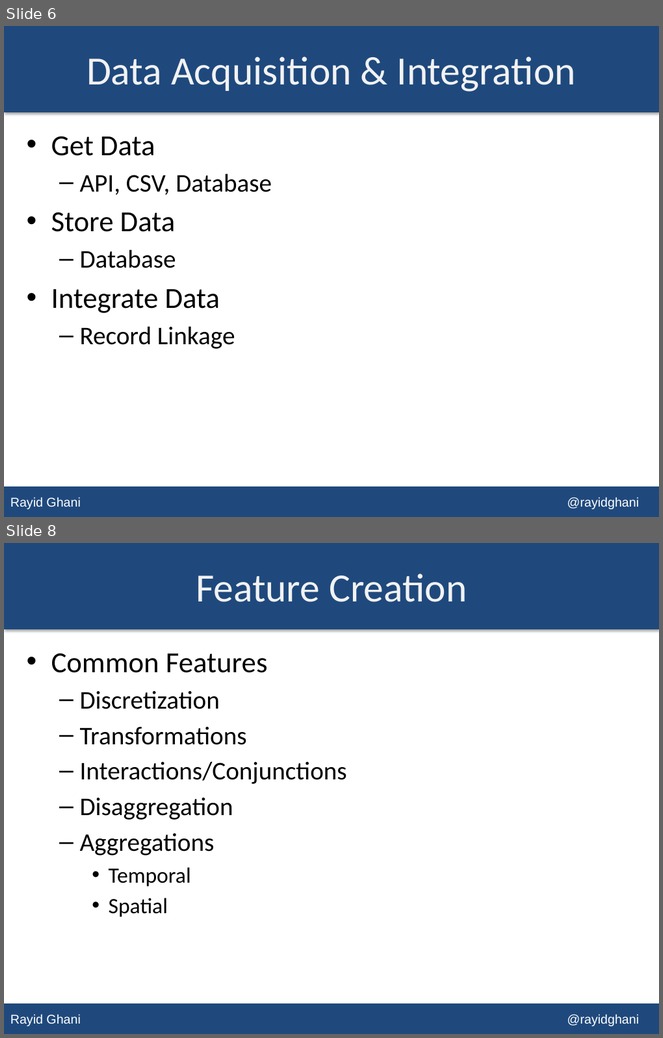
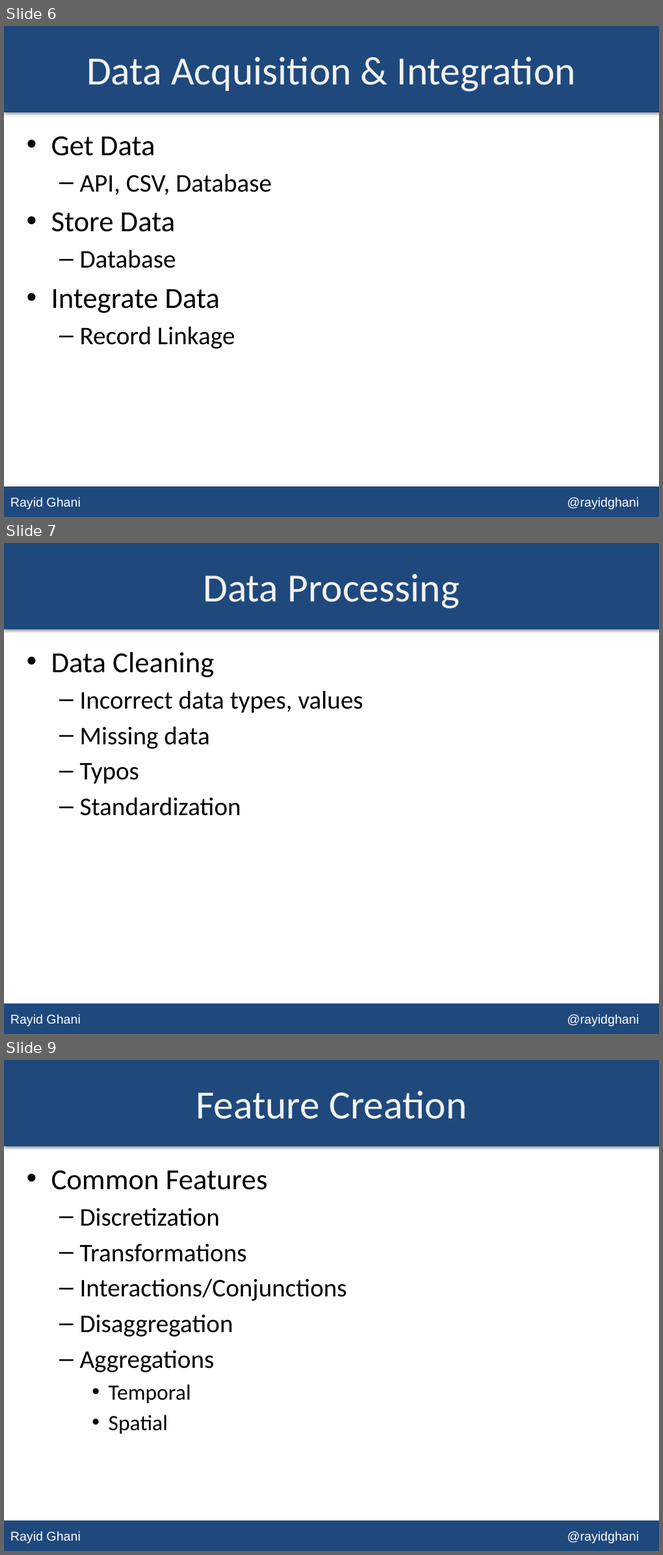
Before and after one commit to dssg/MLforPublicPolicy, a slide deck: Lectures/Lecture 03 - Machine Learning Process.pptx. Shown one above the other, each under a label of ours: slides 6 and 8 before the commit, slides 6, 7 and 9 after it; the slides between them are not shown. The pictures are 663x1038 and 663x1555 pixels, drawn with LibreOffice and Linux fonts; fonts in the diff are those of the drawing. Boxes give left, top, right and bottom in pixels: in the first picture for what was removed or moved away, otherwise in the second. Text is boxed around its words. In the diff, an @@ line names an element or a change of style, - is before the commit and + after.

```diff
--- a/Lectures/Lecture 03 - Machine Learning Process.pptx
+++ b/Lectures/Lecture 03 - Machine Learning Process.pptx
@@ slide 7 added at bbox=[4, 543, 659, 1034], background #FFFFFF; not listed: 2 template elements that a slide beside it also shows @@
@@ title added at bbox=[203, 574, 460, 609], 44 pt, text #F2F2F2 @@
+Data Processing
@@ text added at bbox=[51, 652, 363, 816], 28 pt, text #000000 @@
+• Data Cleaning
+  – Incorrect data types, values
+  – Missing data
+  – Typos
+  – Standardization
@@ what was slide 8 is now slide 9 @@
```
Also in this commit, not shown: 3 slides changed, 5 other files.
